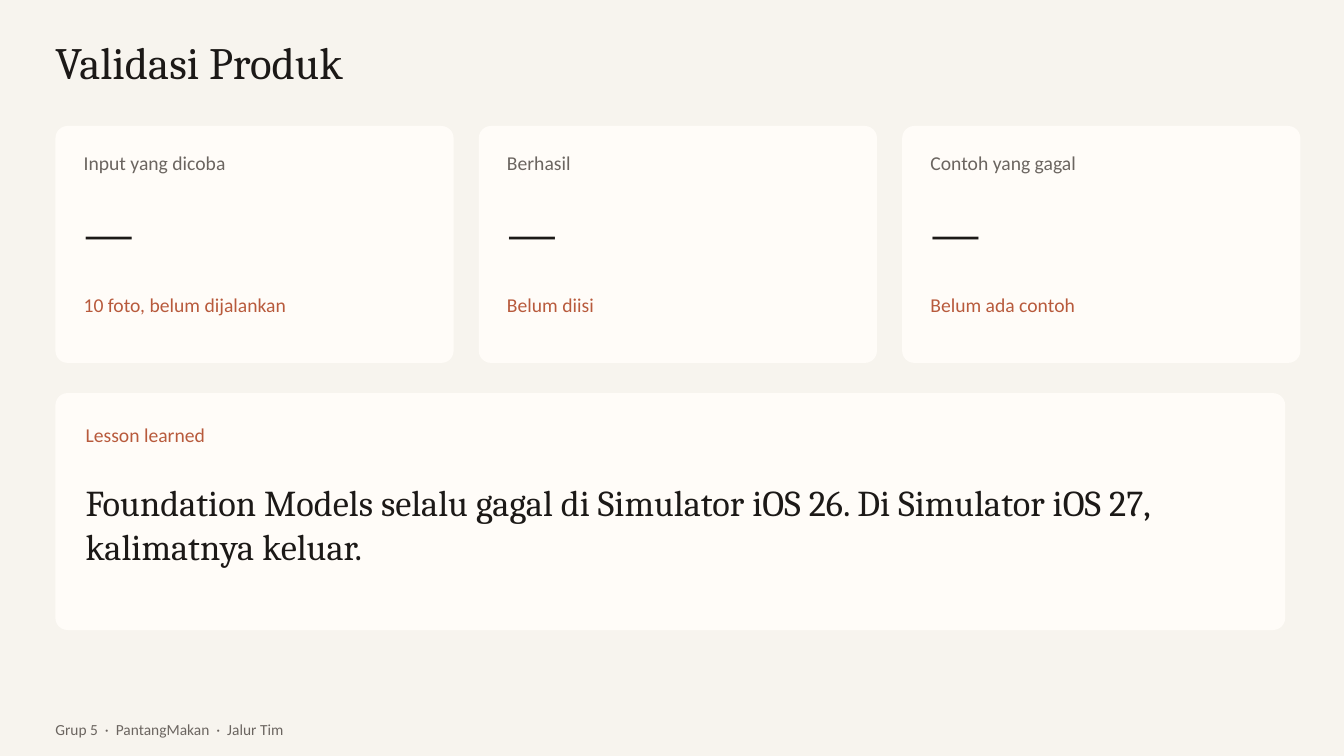
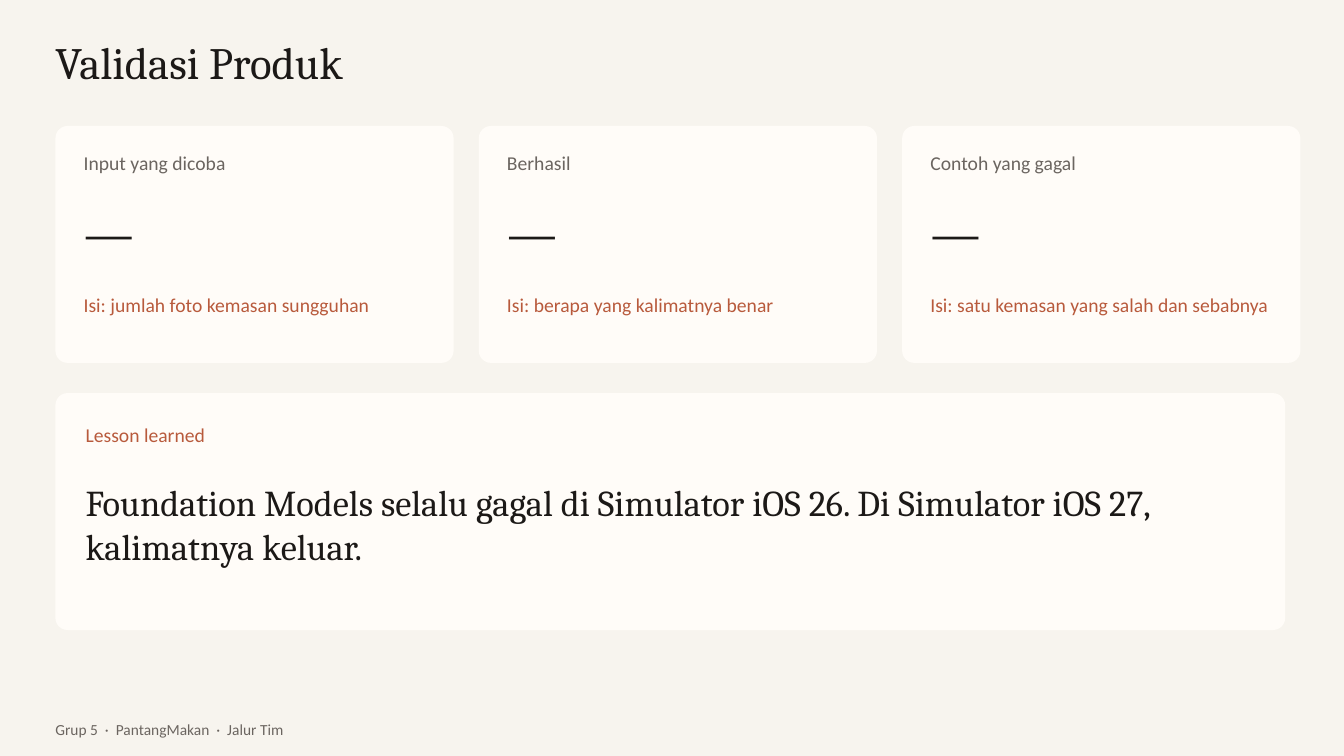
Before and after one commit to dendyramdhan/PantangMakan, a slide deck: slide 11 of presentasi/PantangMakan.pptx. Drawn at 1344x756 pixels with LibreOffice and Linux fonts; fonts in the diff are those of the drawing. Boxes give left, top, right and bottom in pixels: in the first picture for what was removed or moved away, otherwise in the second. Text is boxed around its words. In the diff, an @@ line names an element or a change of style, - is before the commit and + after.

```diff
--- a/presentasi/PantangMakan.pptx
+++ b/presentasi/PantangMakan.pptx
@@ text at (84, 298, 369, 316): text changed @@
-10 foto, belum dijalankan
+Isi: jumlah foto kemasan sungguhan
@@ text at (507, 298, 774, 316): text changed @@
-Belum diisi
+Isi: berapa yang kalimatnya benar
@@ text at (930, 298, 1267, 316): text changed @@
-Belum ada contoh
+Isi: satu kemasan yang salah dan sebabnya
```
Also in this commit, not shown: 3 other slides changed, 7 other files.
